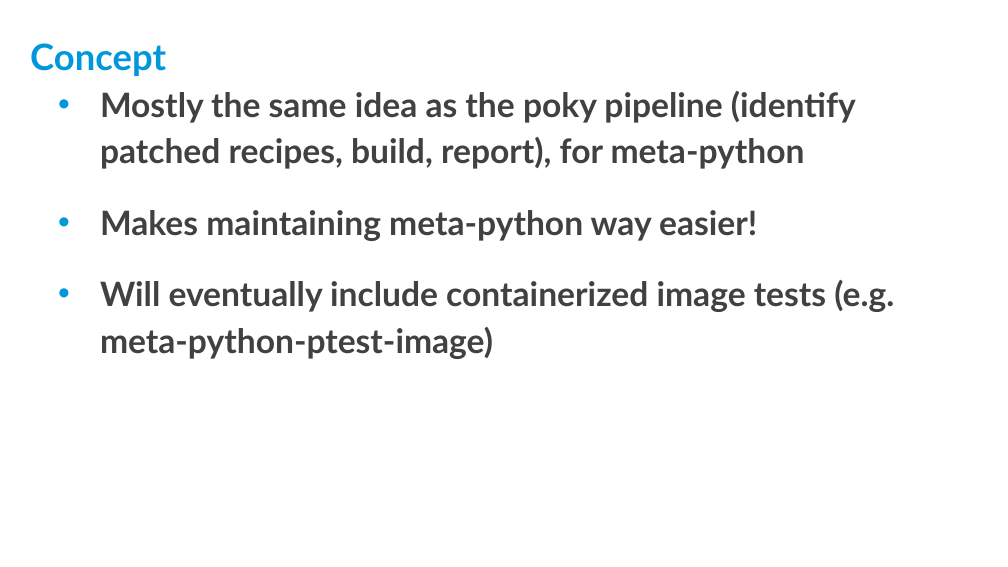
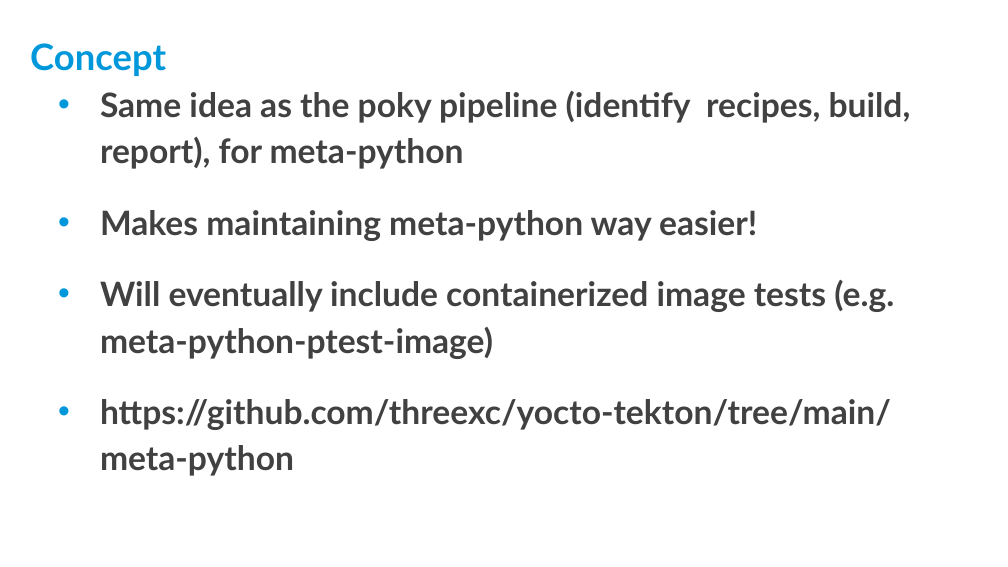
Before and after one commit to threexc/yocto-tekton, a slide deck: slide 21 of yddtalk/YP_DevDay_k8s_tekton.odp. Drawn at 1008x567 pixels with LibreOffice and Linux fonts; fonts in the diff are those of the drawing; background and template pictures are left out. Boxes give left, top, right and bottom in pixels: in the first picture for what was removed or moved away, otherwise in the second. Text is boxed around its words. In the diff, an @@ line names an element or a change of style, - is before the commit and + after.

```diff
--- a/yddtalk/YP_DevDay_k8s_tekton.odp
+++ b/yddtalk/YP_DevDay_k8s_tekton.odp
@@ text at [100, 91, 911, 169]: text changed @@
-• Mostly the same idea as the poky pipeline (identify patched recipes, build, report), for meta-python
+• Same idea as the poky pipeline (identify recipes, build, report), for meta-python
@@ text at [100, 399, 891, 476]: paragraph added @@
+• https://github.com/threexc/yocto-tekton/tree/main/meta-python
```
Also in this commit, not shown: 7 other slides changed.
